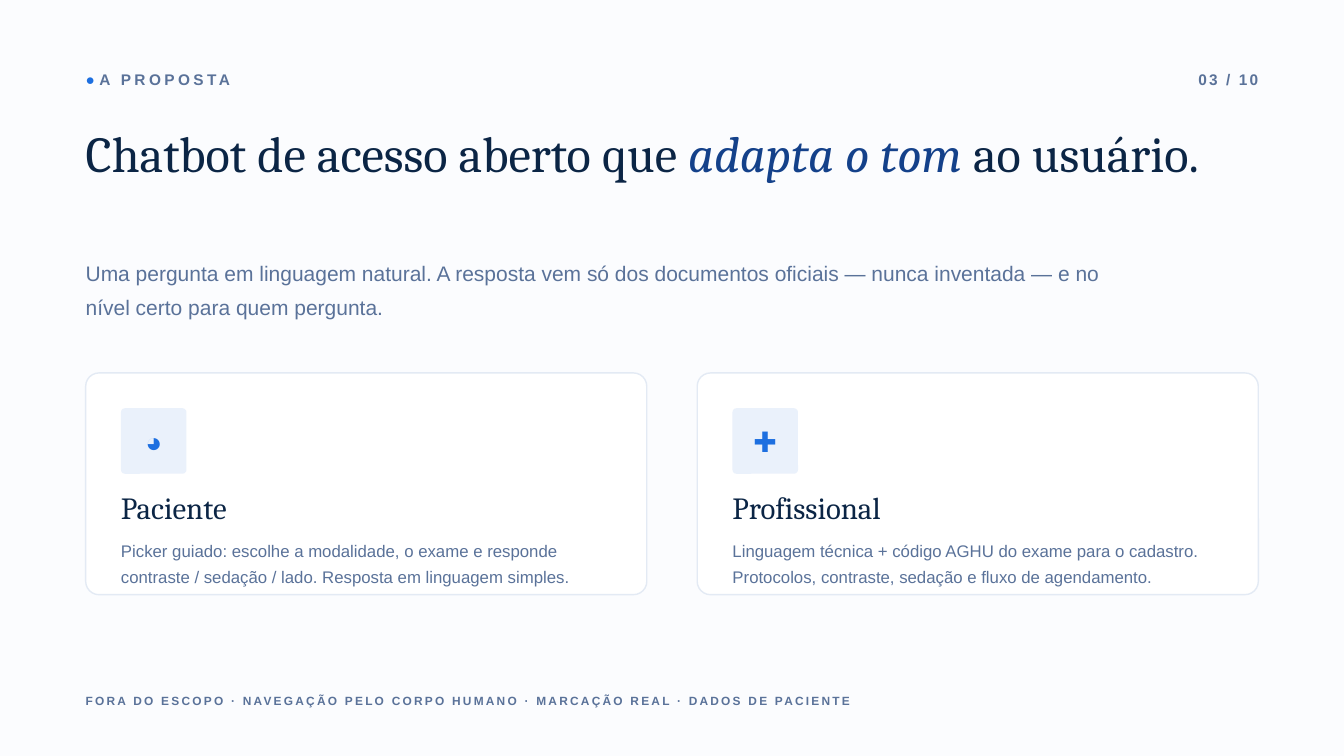
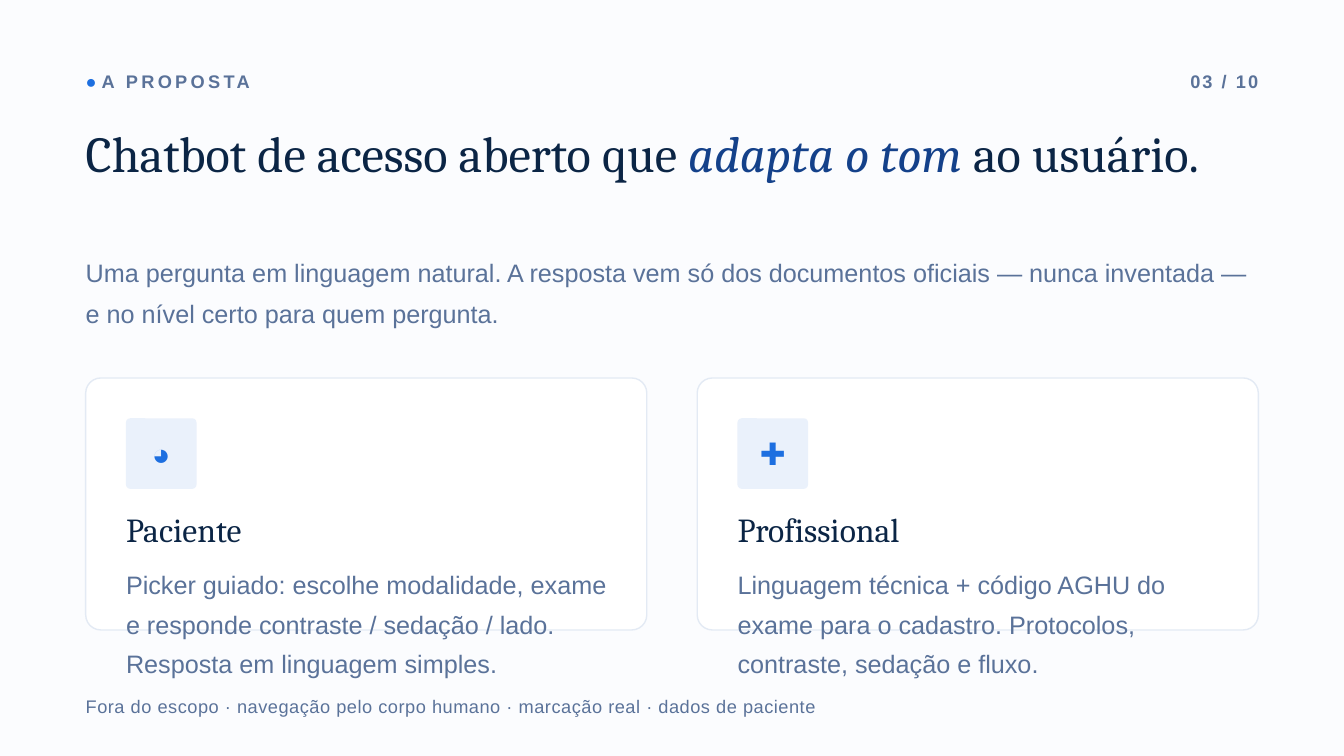
Before and after one commit to ata1de/hc-ufpe-exam-assistant, a slide deck: slide 4 of docs/Apresentacao_HC-UFPE.pptx. Drawn at 1344x756 pixels with LibreOffice and Linux fonts; fonts in the diff are those of the drawing. Boxes give left, top, right and bottom in pixels: in the first picture for what was removed or moved away, otherwise in the second. Text is boxed around its words. In the diff, an @@ line names an element or a change of style, - is before the commit and + after.

Commit message:
docs: bump presentation body text to >=18pt, drop presentation-time meta

```diff
--- a/docs/Apresentacao_HC-UFPE.pptx
+++ b/docs/Apresentacao_HC-UFPE.pptx
@@ text "● A PROPOSTA" at [102, 75, 115, 88]: size 11 to 13 pt @@
@@ text "03 / 10" at [1190, 75, 1258, 88]: size 11 to 13 pt @@
@@ text "03 / 10": place and size @@
-text "03 / 10" at [1198, 74, 1258, 85]
+text "03 / 10" at [1190, 75, 1258, 88]
@@ text "Uma pergunta em linguagem natural. ..." at [86, 263, 1214, 328]: size 15 to 18 pt @@
@@ rounded rectangle: place and size @@
-rounded rectangle at [86, 373, 647, 595]
+rounded rectangle at [86, 378, 647, 630]
@@ rounded rectangle: place and size @@
-rounded rectangle at [698, 373, 1259, 595]
+rounded rectangle at [698, 378, 1259, 630]
@@ rounded rectangle "◕" at [126, 418, 197, 489]: size 20 to 22 pt @@
@@ rounded rectangle "◕": place and size @@
-rounded rectangle "◕" at [121, 408, 187, 474]
+rounded rectangle "◕" at [126, 418, 197, 489]
@@ rounded rectangle "✚": place and size @@
-rounded rectangle "✚" at [733, 408, 799, 474]
+rounded rectangle "✚" at [738, 418, 809, 489]
@@ rounded rectangle "✚" at [738, 418, 809, 489]: size 20 to 22 pt @@
@@ text "Paciente": place and size @@
-text "Paciente" at [121, 498, 569, 587]
+text "Paciente" at [126, 519, 607, 678]
@@ text "Profissional": place and size @@
-text "Profissional" at [732, 497, 1198, 587]
+text "Profissional" at [738, 518, 1165, 679]
@@ text at [126, 519, 241, 543]: size 22 to 24 pt in "Paciente"; more space between paragraphs @@
@@ text at [738, 518, 900, 543]: size 22 to 24 pt in "Profissional"; more space between paragraphs @@
@@ text at [126, 575, 607, 678]: text changed; size 12 to 18 pt @@
-Picker guiado: escolhe a modalidade, o exame e responde contraste / sedação / lado. Resposta em linguagem simples.
+Picker guiado: escolhe modalidade, exame e responde contraste / sedação / lado. Resposta em linguagem simples.
@@ text at [738, 575, 1165, 679]: text changed; size 12 to 18 pt @@
-Linguagem técnica + código AGHU do exame para o cadastro. Protocolos, contraste, sedação e fluxo de agendamento.
+Linguagem técnica + código AGHU do exame para o cadastro. Protocolos, contraste, sedação e fluxo.
@@ text at [86, 700, 815, 717]: text changed; size 8.5 to 13 pt; bold off @@
-FORA DO ESCOPO · NAVEGAÇÃO PELO CORPO HUMANO · MARCAÇÃO REAL · DADOS DE PACIENTE
+Fora do escopo · navegação pelo corpo humano · marcação real · dados de paciente
```
Also in this commit, not shown: 10 other slides changed.
